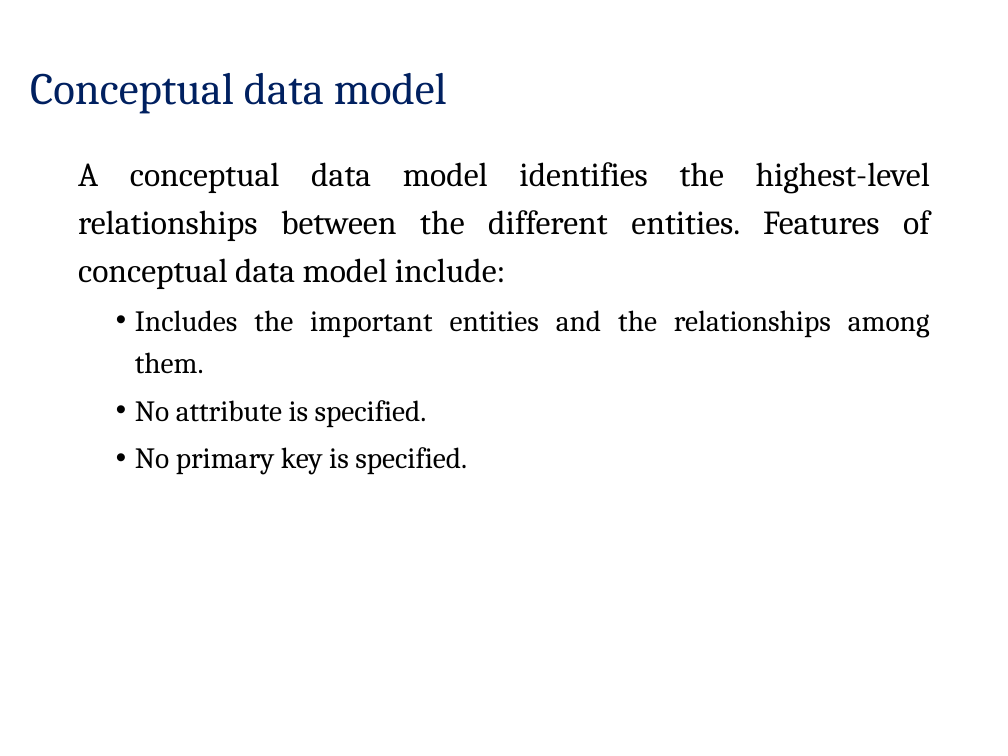
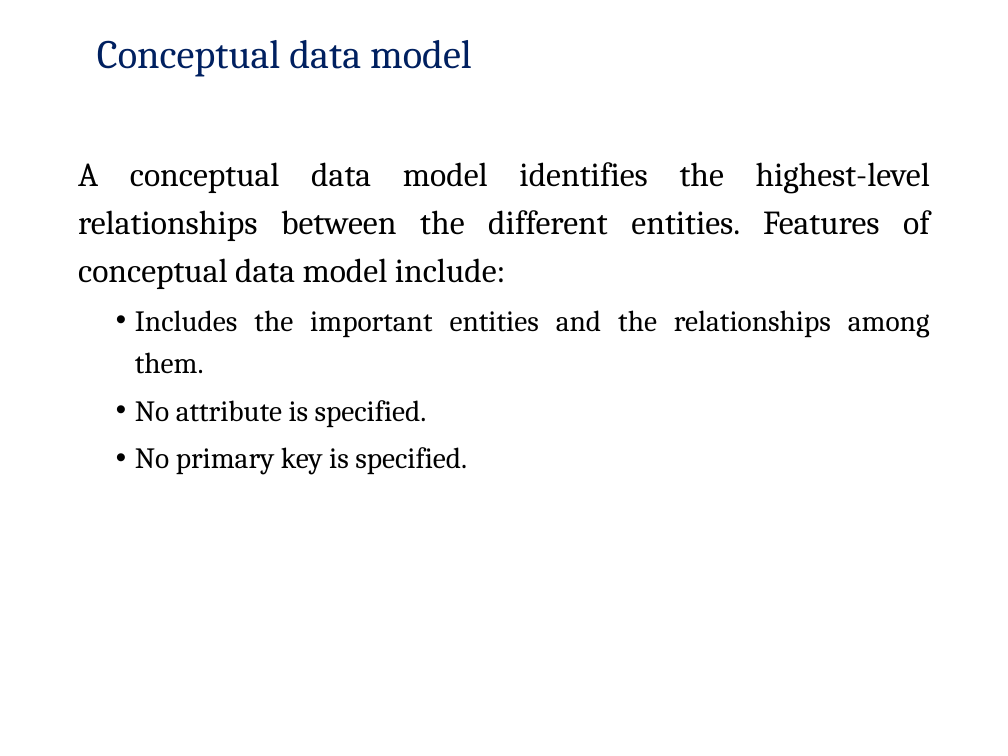
Before and after one commit to pankajfri/Training-Materials, a slide deck: slide 12 of Advanced Web Technologies/Database Concepts/Session2.pptx (slide 4 before the commit). Drawn at 1008x756 pixels with LibreOffice and Linux fonts; fonts in the diff are those of the drawing; background and template pictures are left out. Boxes give left, top, right and bottom in pixels: in the first picture for what was removed or moved away, otherwise in the second. Text is boxed around its words. In the diff, an @@ line names an element or a change of style, - is before the commit and + after.

```diff
--- a/Advanced Web Technologies/Database Concepts/Session2.pptx
+++ b/Advanced Web Technologies/Database Concepts/Session2.pptx
@@ title "Conceptual data model": place and size @@
-title "Conceptual data model" at [30,73,447,114]
+title "Conceptual data model" at [97,40,472,77]
@@ title "Conceptual data model" at [97,40,472,77]: size 32 to 28.8 pt @@
```
Also in this commit, not shown: 5 other slides changed, 15 slides added, 3 slides removed, 1 other file.
